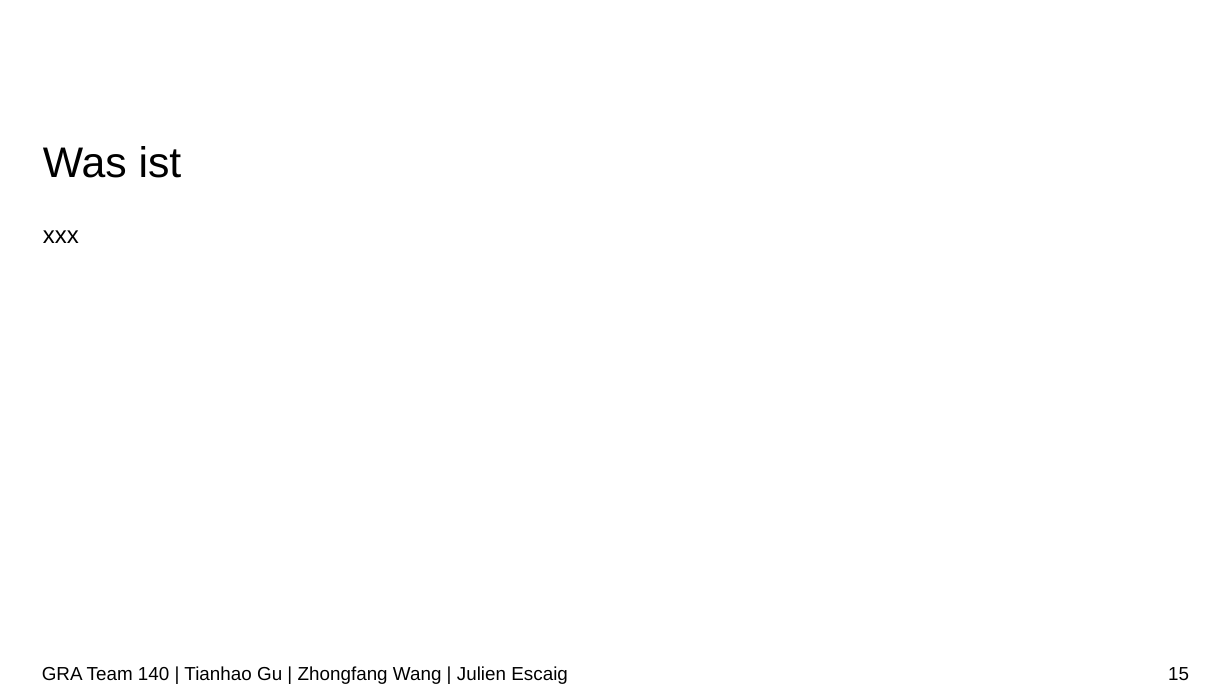
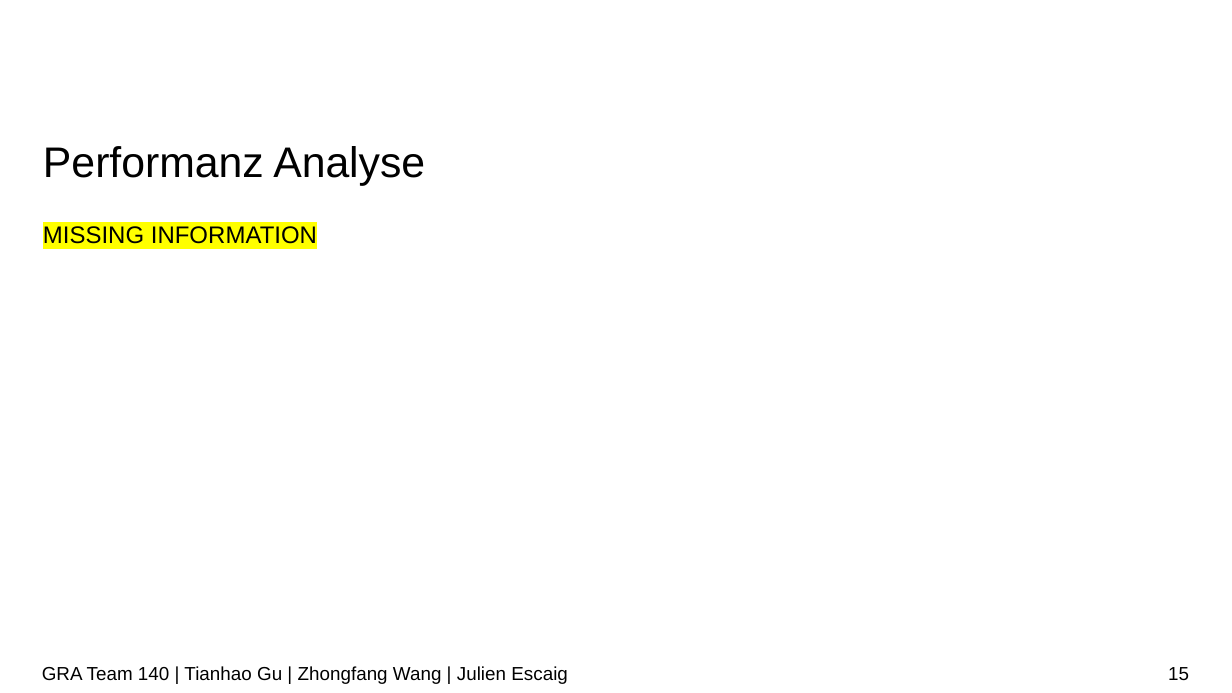
Before and after one commit to tianhaogutum/1, a slide deck: slide 15 of Vortrag/Vortrag.pptx. Drawn at 1232x693 pixels with LibreOffice and Linux fonts; fonts in the diff are those of the drawing; background and template pictures are left out. Boxes give left, top, right and bottom in pixels: in the first picture for what was removed or moved away, otherwise in the second. Text is boxed around its words. In the diff, an @@ line names an element or a change of style, - is before the commit and + after.

```diff
--- a/Vortrag/Vortrag.pptx
+++ b/Vortrag/Vortrag.pptx
@@ title at <box>43,146,425,185</box>: text changed @@
-Was ist
+Performanz Analyse
@@ text at <box>43,226,317,244</box>: text changed @@
-xxx
+MISSING INFORMATION
```
Also in this commit, not shown: 10 other slides changed, 5 slides added, 6 slides removed, 5 other files.
